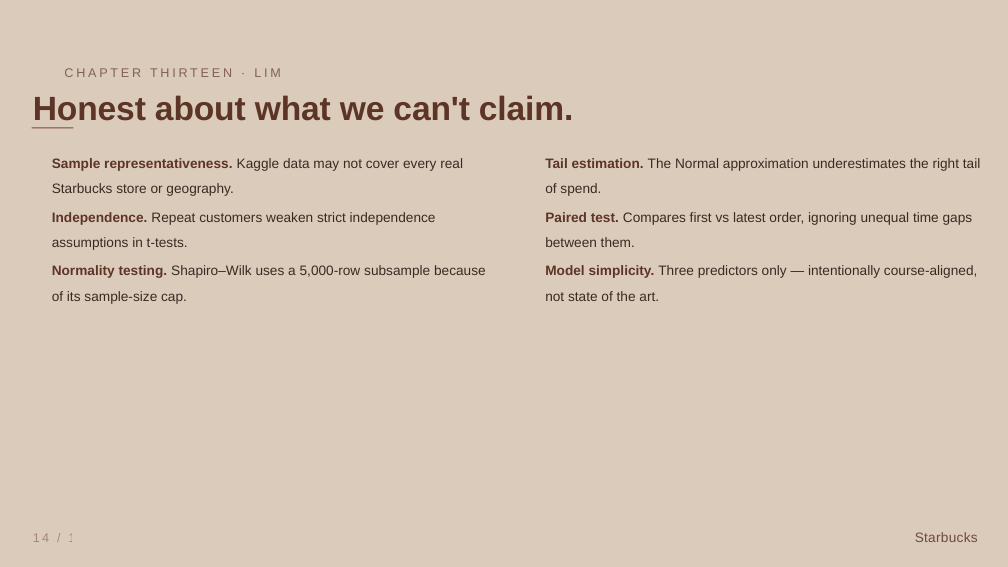
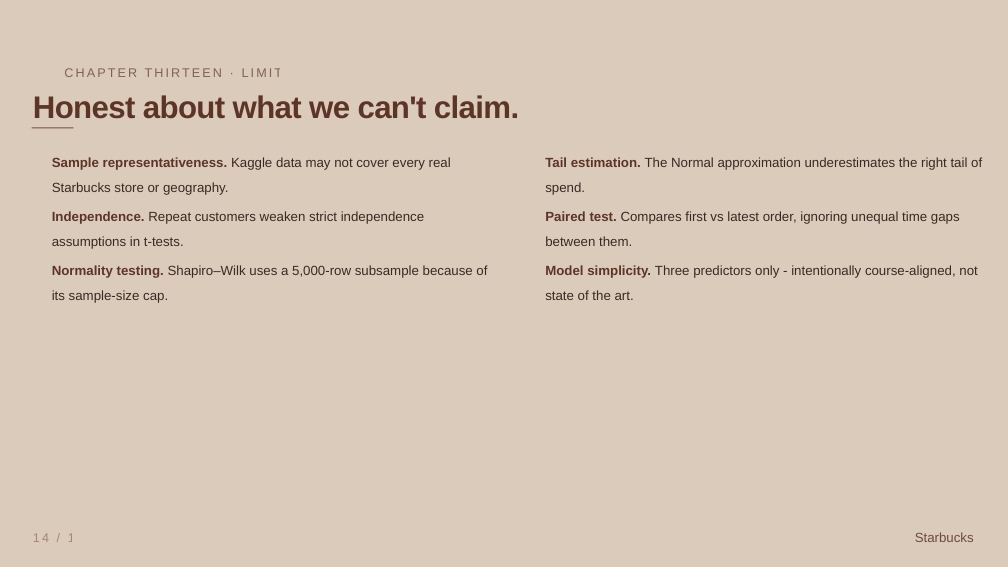
Before and after one commit to NamanSudan/data202-starbucks-analysis, a slide deck: slide 14 of presentation/final-presentation/final-presentation.pptx. Drawn at 1008x567 pixels with LibreOffice and Linux fonts; fonts in the diff are those of the drawing. Boxes give left, top, right and bottom in pixels: in the first picture for what was removed or moved away, otherwise in the second. Text is boxed around its words. In the diff, an @@ line names an element or a change of style, - is before the commit and + after.

```diff
--- a/presentation/final-presentation/final-presentation.pptx
+++ b/presentation/final-presentation/final-presentation.pptx
@@ text "Honest about what we can't ..." at (33, 95, 519, 119): size 48 to 44.6 pt, letter spacing -0.2 to -0.9 pt @@
@@ text "CHAPTER THIRTEEN · LIMITATIONS" at (63, 63, 411, 80): letter spacing 4 to 3 pt @@
@@ size 19.5 to 19 pt in 5 elements at (52, 157, 451, 195), (52, 211, 424, 249), (52, 265, 487, 303), (545, 157, 982, 195), (545, 211, 960, 246) @@
@@ text at (545, 265, 977, 300): text changed; size 19.5 to 19 pt @@
-Model simplicity. Three predictors only — intentionally course-aligned, not state of the art.
+Model simplicity. Three predictors only - intentionally course-aligned, not state of the art.
@@ text "14 / 16" at (33, 533, 84, 542): letter spacing 3.2 to 3 pt @@
@@ text "Starbucks" at (915, 532, 974, 542): size 19.5 to 19 pt, letter spacing 0.4 to 0 pt @@
```
Also in this commit, not shown: 15 other slides changed, 2 other files.
